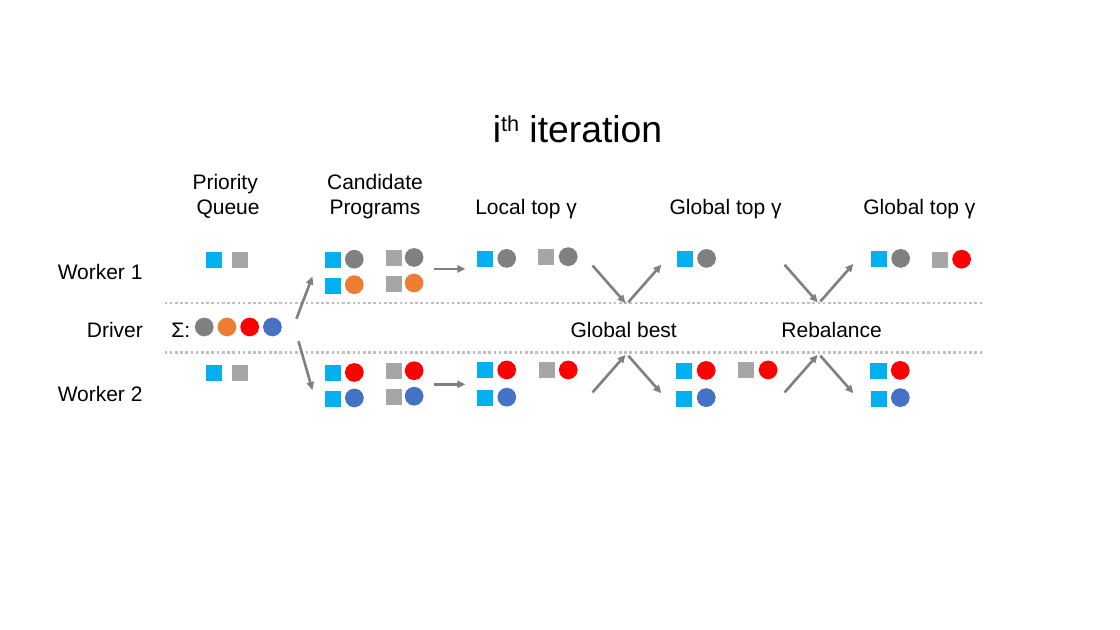
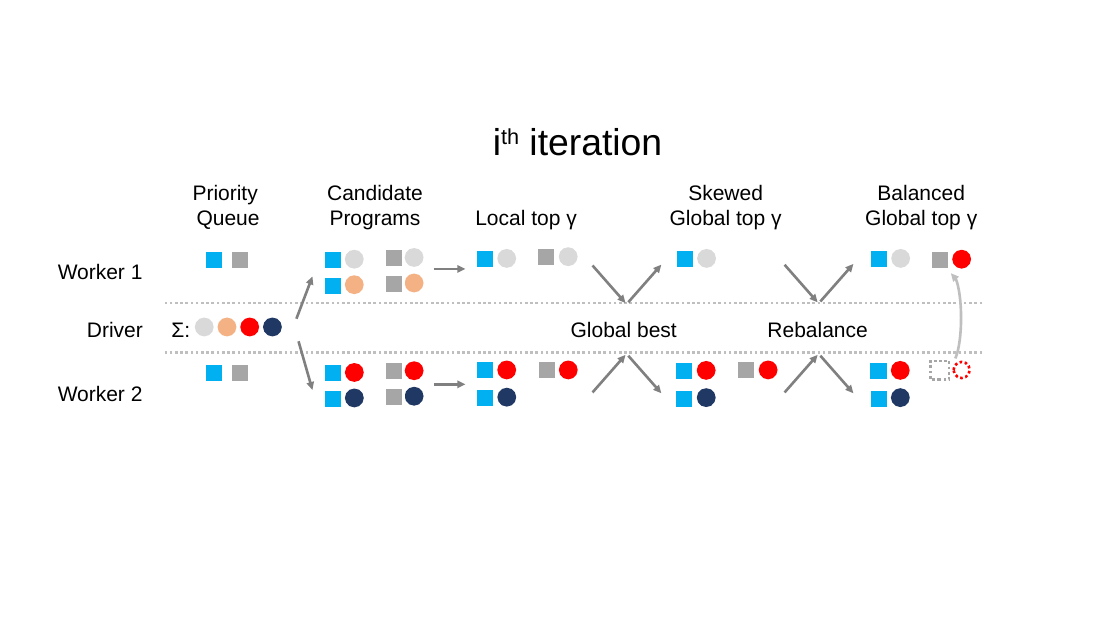
Before and after one commit to sjyk/alphaclean-paper, a slide deck: slide 2 of figures/figs.pptx. Drawn at 1120x630 pixels with LibreOffice and Linux fonts; fonts in the diff are those of the drawing. Boxes give left, top, right and bottom in pixels: in the first picture for what was removed or moved away, otherwise in the second. Text is boxed around its words. In the diff, an @@ line names an element or a change of style, - is before the commit and + after.

```diff
--- a/figures/figs.pptx
+++ b/figures/figs.pptx
@@ 4 texts: place and size @@
-4 texts at [193, 115, 662, 219]
+4 texts at [193, 128, 662, 230]
@@ text "Skewed": place and size @@
-text "Skewed" at [670, 198, 781, 219]
+text "Skewed" at [670, 184, 781, 229]
@@ text "Balanced": place and size @@
-text "Balanced" at [863, 198, 975, 219]
+text "Balanced" at [865, 184, 977, 229]
@@ text at [688, 184, 763, 201]: paragraph added @@
+Skewed
@@ text at [877, 184, 965, 201]: paragraph added @@
+Balanced
@@ fill #808080 to #D9D9D9; outline #808080 2.25 pt to #D9D9D9 2.25 pt in 7 elements at [197, 319, 213, 335], [346, 251, 362, 267], [406, 250, 422, 266], [499, 250, 515, 266], [560, 249, 576, 265], [699, 250, 715, 266], [893, 250, 909, 266] @@
@@ fill #ED7D31 to #F4B183; outline #ED7D31 2.25 pt to #F4B183 2.25 pt in 3 elements at [219, 319, 235, 335], [346, 276, 362, 292], [406, 275, 422, 291] @@
@@ arc (boxed as its full ellipse) added at [941, 273, 961, 362], outline #BFBFBF 2.25 pt @@
@@ text "Rebalance": place and size @@
-text "Rebalance" at [781, 321, 881, 338]
+text "Rebalance" at [767, 321, 867, 338]
@@ text "Rebalance" at [767, 321, 867, 338]: alignment left to centre @@
@@ rectangle added at [931, 361, 949, 380], fill #FFFFFF at 45% opacity, outline #A6A6A6 2.25 pt dashed @@
@@ ellipse added at [954, 362, 970, 378], fill #FFFFFF at 45% opacity, outline #FF0000 2.25 pt dashed @@
@@ fill #4472C4 to #203864; outline #4472C4 2.25 pt to #203864 2.25 pt in 6 elements at [265, 319, 281, 335], [346, 390, 362, 406], [406, 388, 422, 404], [499, 389, 515, 405], [698, 390, 714, 406], [892, 390, 908, 406] @@
```
Also in this commit, not shown: 1 other file.
